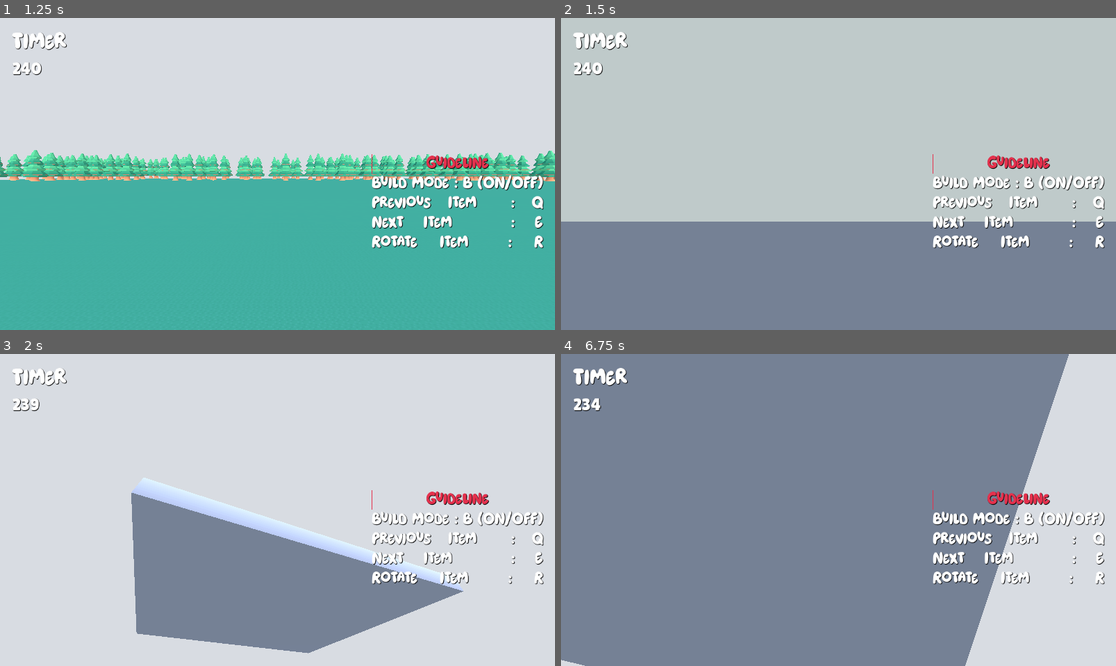
Above: before the commit, frames 1-4 (two rows, left to right).
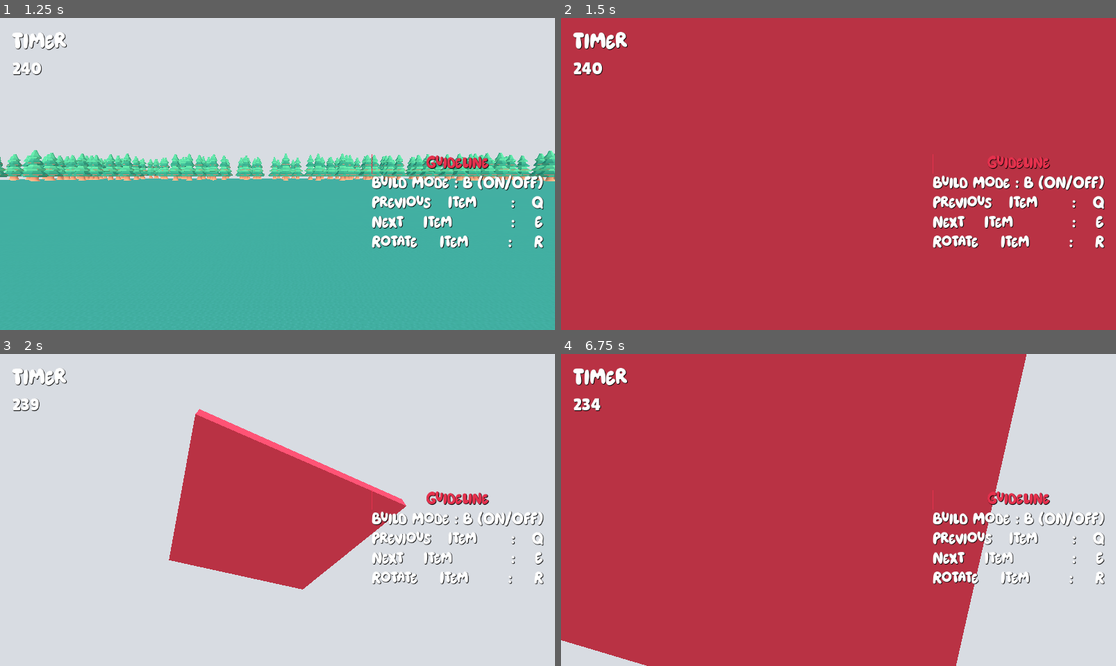
Above: after the commit, the same moments.

Repository: blissels/poly-quake-2
Game: Godot game, scene res://scenes/interface/main_menu.tscn
Two runs of this game, one before a commit and one after it. Both use one fixed random seed, a clock stepped at 60 frames per second and the inputs below.
Inputs (mouse positions are in pixels of both pictures, inside the frame that each line leads up to):
- Up to frame 1 (1.25 s): click "Start Game" at 0.5 s
- Up to frame 2 (1.5 s): tap Enter at 1.25 s; move the mouse to (866, 174) at 1.27 s; hold W (forward) from 1.28 s (still down); tap B (build_mode) at 1.35 s
- Up to frame 3 (2 s): keep holding W (forward); tap Space (jump) at 1.52 s
- Up to frame 4 (6.75 s): move the mouse to (810, 510) at 2.02 s; tap V (destroy_mode) at 2.1 s; tap Space (jump) at 2.27, 3.5, 3.77, 4.52, 5.27 s; move the mouse to (849, 503) at 2.77 s; click (849, 503) at 2.85 s; move the mouse to (832, 516) at 3.52 s; tap E (next_item) at 3.6 s; move the mouse to (877, 513) at 4.27 s; tap Q (previous_item) at 4.35 s; move the mouse to (794, 506) at 5.02 s; right-click (794, 506) at 5.1 s; tap Enter at 5.75 s; move the mouse to (844, 510) at 5.77 s; tap R (rotate) at 5.85 s; move the mouse to (816, 503) at 6.52 s; release W (forward) at 6.53 s; hold D (right) from 6.53 s (still down); tap B (build_mode) at 6.6 s

Frame 1 is identical in both runs. In frame 2, 98% of the frame differs, in the area x 0-100%, y 0-100%; in frame 3, 28%; in frame 4, 81%.

Commit message:
change node type

Diff:
--- a/scenes/build/floor/floor.tscn
+++ b/scenes/build/floor/floor.tscn
@@ -103,7 +103,7 @@
 &"place": SubResource("Animation_p1115")
 }
 
-[node name="floor" type="RigidBody3D" unique_id=1909858664 groups=["Objects"]]
+[node name="floor" type="StaticBody3D" unique_id=776293960 groups=["Objects"]]
 physics_material_override = SubResource("PhysicsMaterial_fv62b")
 script = ExtResource("1_4sjte")
 
--- a/scenes/build/roof/roof-flat-corner.tscn
+++ b/scenes/build/roof/roof-flat-corner.tscn
@@ -64,7 +64,7 @@
 &"place": SubResource("Animation_p1115")
 }
 
-[node name="roof" type="RigidBody3D" unique_id=1894019952 groups=["Objects"]]
+[node name="roof" type="StaticBody3D" unique_id=291446614 groups=["Objects"]]
 physics_material_override = SubResource("PhysicsMaterial_mafji")
 script = ExtResource("1_mafji")
 
--- a/scenes/build/roof/roof-flat-side.tscn
+++ b/scenes/build/roof/roof-flat-side.tscn
@@ -66,7 +66,7 @@
 &"place": SubResource("Animation_p1115")
 }
 
-[node name="roof" type="RigidBody3D" unique_id=162321155 groups=["Objects"]]
+[node name="roof" type="StaticBody3D" unique_id=1777519893 groups=["Objects"]]
 physics_material_override = SubResource("PhysicsMaterial_4xd6e")
 script = ExtResource("1_g3e5o")
 
--- a/scenes/build/stairs/stairs-closed.tscn
+++ b/scenes/build/stairs/stairs-closed.tscn
@@ -60,7 +60,7 @@
 &"place": SubResource("Animation_p1115")
 }
 
-[node name="stairs" type="RigidBody3D" unique_id=171717789 groups=["Objects"]]
+[node name="stairs" type="StaticBody3D" unique_id=1032734920 groups=["Objects"]]
 script = ExtResource("1_rw7mf")
 
 [node name="model" type="MeshInstance3D" parent="." unique_id=627839687]
--- a/scenes/build/wall/wall-corner-column.tscn
+++ b/scenes/build/wall/wall-corner-column.tscn
@@ -66,7 +66,7 @@
 &"place": SubResource("Animation_p1115")
 }
 
-[node name="wall" type="RigidBody3D" unique_id=2031106929 groups=["Objects"]]
+[node name="wall" type="StaticBody3D" unique_id=1997298800 groups=["Objects"]]
 transform = Transform3D(1, 0, 0, 0, 1, 0, 0, 0, 1, -0.95, 0, 0)
 physics_material_override = SubResource("PhysicsMaterial_1dpu6")
 script = ExtResource("1_x3ddw")
--- a/scenes/build/wall/wall-doorway-square.tscn
+++ b/scenes/build/wall/wall-doorway-square.tscn
@@ -70,7 +70,7 @@
 &"place": SubResource("Animation_p1115")
 }
 
-[node name="wall" type="RigidBody3D" unique_id=1595413505 groups=["Objects"]]
+[node name="wall" type="StaticBody3D" unique_id=633469349 groups=["Objects"]]
 physics_material_override = SubResource("PhysicsMaterial_t2uve")
 script = ExtResource("1_jmofp")
 
--- a/scenes/build/wall/wall-window-round-detailed.tscn
+++ b/scenes/build/wall/wall-window-round-detailed.tscn
@@ -115,7 +115,7 @@
 &"place": SubResource("Animation_p1115")
 }
 
-[node name="wall" type="RigidBody3D" unique_id=1855500412 groups=["Objects"]]
+[node name="wall" type="StaticBody3D" unique_id=733616718 groups=["Objects"]]
 physics_material_override = SubResource("PhysicsMaterial_o88xu")
 script = ExtResource("1_1ypxw")
 
--- a/scenes/build/wall/wall-window-square-detailed.tscn
+++ b/scenes/build/wall/wall-window-square-detailed.tscn
@@ -113,7 +113,7 @@
 &"place": SubResource("Animation_p1115")
 }
 
-[node name="wall" type="RigidBody3D" unique_id=331417521 groups=["Objects"]]
+[node name="wall" type="StaticBody3D" unique_id=1622039916 groups=["Objects"]]
 physics_material_override = SubResource("PhysicsMaterial_hq8p4")
 script = ExtResource("1_ylm37")
 
--- a/scenes/build/wall/wall.tscn
+++ b/scenes/build/wall/wall.tscn
@@ -67,7 +67,7 @@
 &"place": SubResource("Animation_p1115")
 }
 
-[node name="wall" type="RigidBody3D" unique_id=1508752907 groups=["Objects"]]
+[node name="wall" type="StaticBody3D" unique_id=1692919293 groups=["Objects"]]
 physics_material_override = SubResource("PhysicsMaterial_8iv3a")
 script = ExtResource("1_xbnmd")
 
